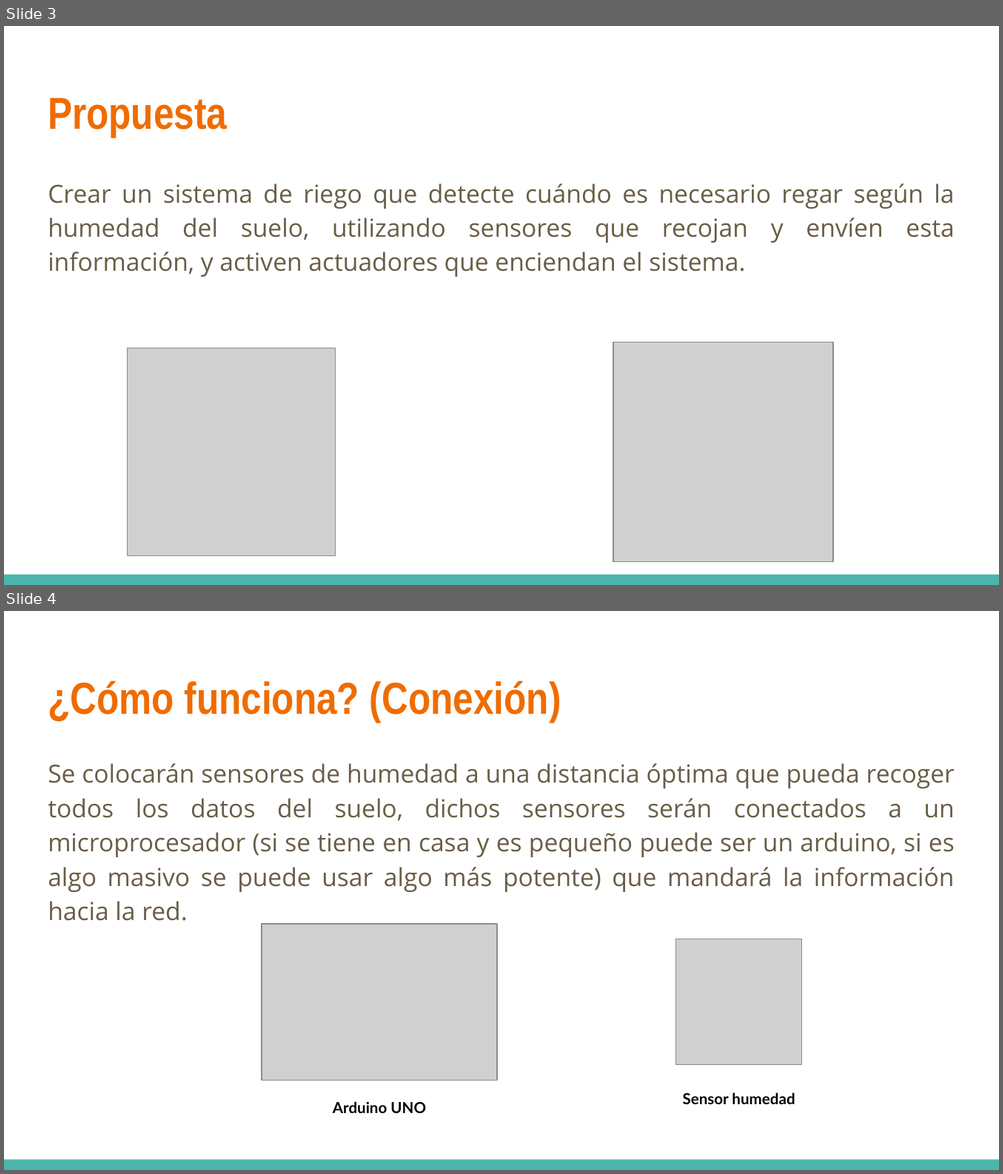
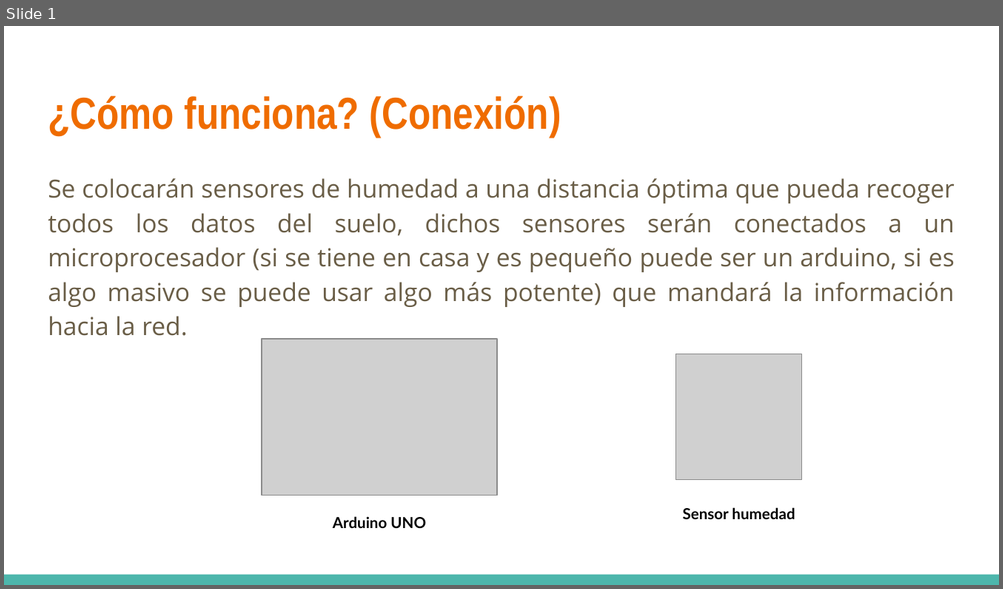
Before and after one commit to Morr13/Equipo4iot, a slide deck: RetoHerramientasComputacionales(Funcionamiento).pptx. Shown one above the other, each under a label of ours: slides 3 and 4 before the commit, slide 1 after it. The pictures are 1003x1174 and 1003x589 pixels, drawn with LibreOffice and Linux fonts; fonts in the diff are those of the drawing; grey boxes stand for pictures. Boxes give left, top, right and bottom in pixels: in the first picture for what was removed or moved away, otherwise in the second. Text is boxed around its words. In the diff, an @@ line names an element or a change of style, - is before the commit and + after.

```diff
--- a/RetoHerramientasComputacionales(Funcionamiento).pptx
+++ b/RetoHerramientasComputacionales(Funcionamiento).pptx
@@ slide 3 removed at (4,26,999,585), background #FFFFFF; not listed: 1 template element that a slide beside it also shows @@
@@ title removed at (48,98,227,137) @@
-Propuesta
@@ text removed at (48,184,953,277) @@
-Crear un sistema de riego que detecte cuándo es necesario regar según la humedad del suelo, utilizando sensores que recojan y envíen esta información, y activen actuadores que enciendan el sistema.
@@ picture removed at (128,348,336,556) @@
@@ picture removed at (613,342,833,562) @@
@@ what was slide 4 is now slide 1 @@
```
Also in this commit, not shown: 4 other slides removed.
